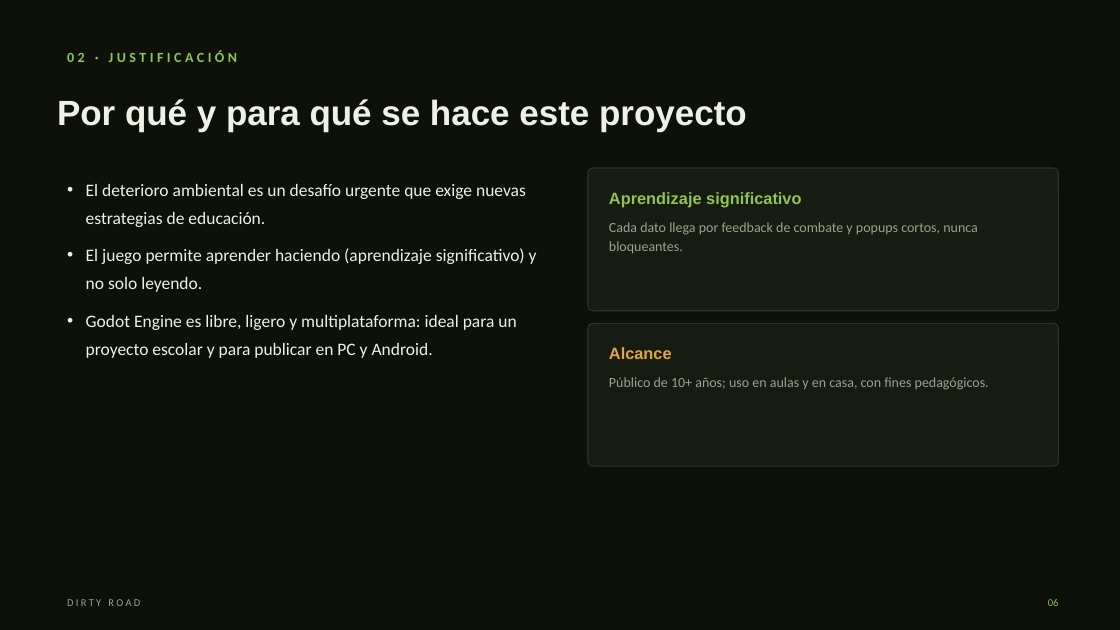
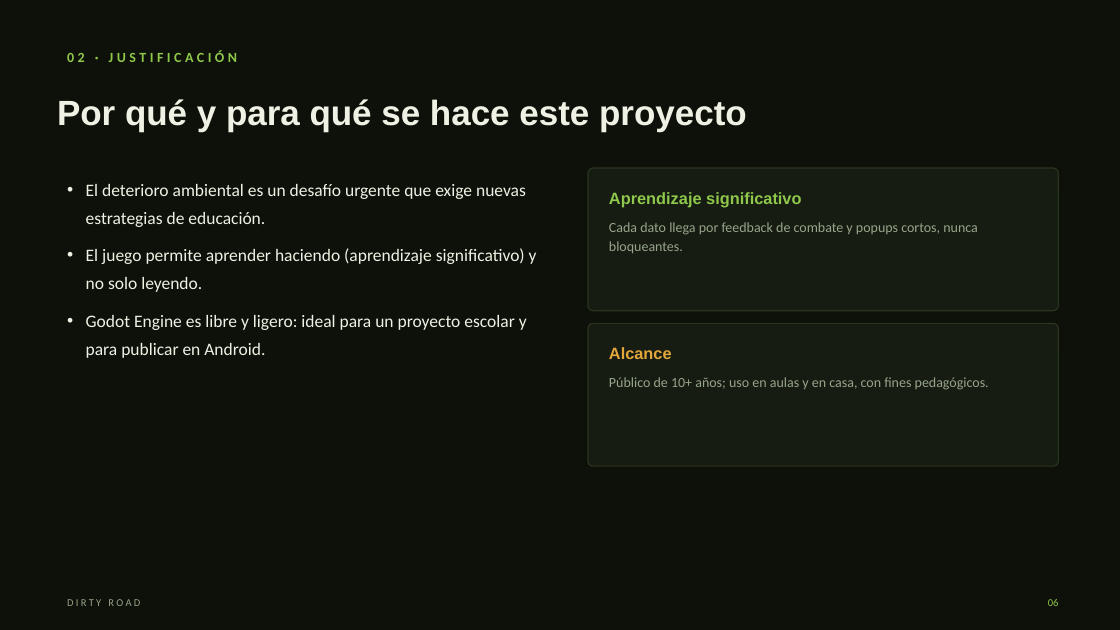
Before and after one commit to l1teSG/dirty-road-godot, a slide deck: slide 6 of docs/drive/presentacion/presentacion.pptx. Drawn at 1120x630 pixels with LibreOffice and Linux fonts; fonts in the diff are those of the drawing. Boxes give left, top, right and bottom in pixels: in the first picture for what was removed or moved away, otherwise in the second. Text is boxed around its words. In the diff, an @@ line names an element or a change of style, - is before the commit and + after.

Commit message:
add: refresh the manual and presentation (android only, with screenshots)

```diff
--- a/docs/drive/presentacion/presentacion.pptx
+++ b/docs/drive/presentacion/presentacion.pptx
@@ text at box(86, 315, 527, 358): text changed @@
-• Godot Engine es libre, ligero y multiplataforma: ideal para un proyecto escolar y para publicar en PC y Android.
+• Godot Engine es libre y ligero: ideal para un proyecto escolar y para publicar en Android.
```
Also in this commit, not shown: 4 other slides changed, 6 other files.
